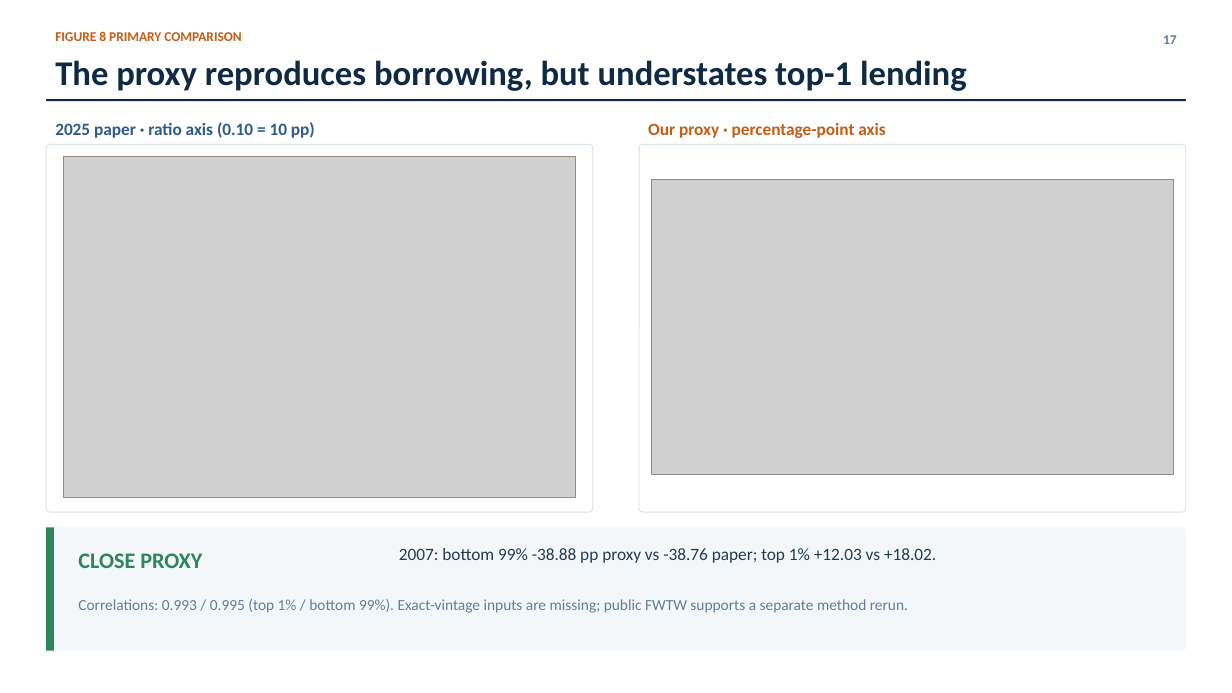
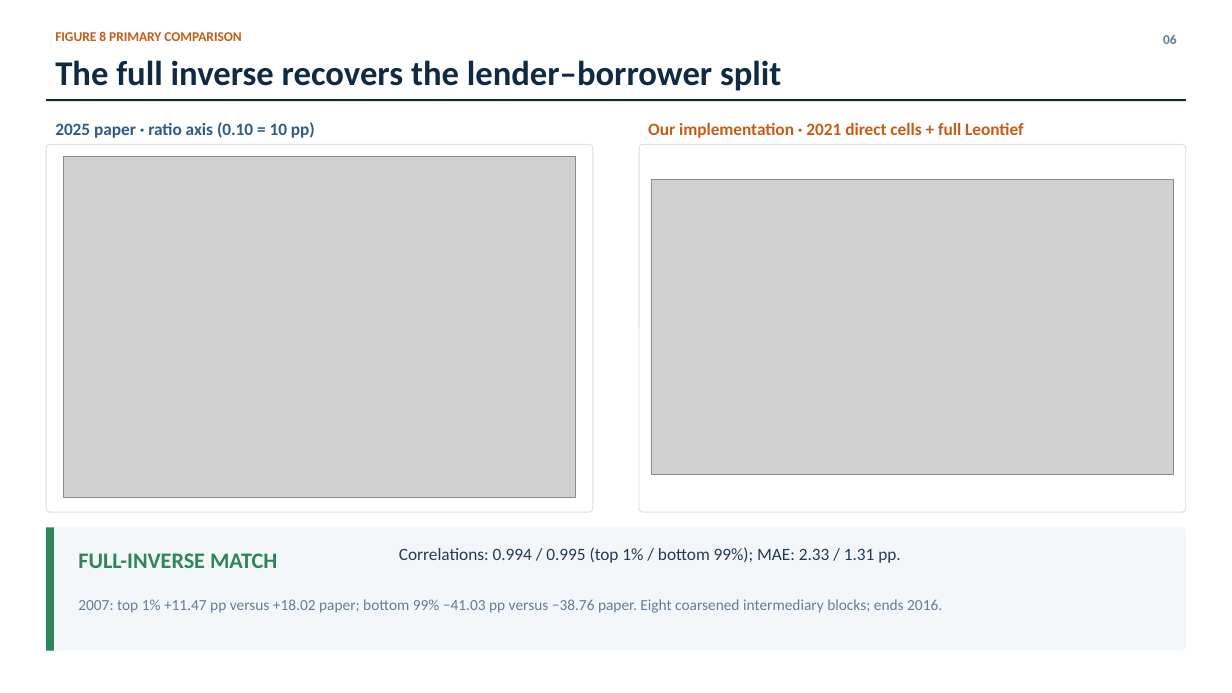
Before and after one commit to lorenz-gorini/mian-sufi-straub2025-saving-glut-replication, a slide deck: slide 6 of Presentation/4_figure_comparison/presentation.pptx (slide 17 before the commit). Drawn at 1232x693 pixels with LibreOffice and Linux fonts; fonts in the diff are those of the drawing; grey boxes stand for pictures. Boxes give left, top, right and bottom in pixels: in the first picture for what was removed or moved away, otherwise in the second. Text is boxed around its words. In the diff, an @@ line names an element or a change of style, - is before the commit and + after.

Commit message:
Refresh comparison + extension presentation decks
- add direct Figure 6 and Figure 8 comparisons
- move wealth and heatmap diagnostics to the extension deck
- update presentation sources, QA contracts, and project records

```diff
--- a/Presentation/4_figure_comparison/presentation.pptx
+++ b/Presentation/4_figure_comparison/presentation.pptx
@@ text at <box>1163,35,1177,44</box>: text changed @@
-17
+06
@@ text at <box>55,60,781,91</box>: text changed @@
-The proxy reproduces borrowing, but understates top-1 lending
+The full inverse recovers the lender–borrower split
@@ text at <box>648,123,1023,138</box>: text changed @@
-Our proxy · percentage-point axis
+Our implementation · 2021 direct cells + full Leontief
@@ text at <box>78,553,277,568</box>: text changed @@
-CLOSE PROXY
+FULL-INVERSE MATCH
@@ text at <box>399,547,900,563</box>: text changed @@
-2007: bottom 99% -38.88 pp proxy vs -38.76 paper; top 1% +12.03 vs +18.02.
+Correlations: 0.994 / 0.995 (top 1% / bottom 99%); MAE: 2.33 / 1.31 pp.
@@ text at <box>78,599,942,613</box>: text changed @@
-Correlations: 0.993 / 0.995 (top 1% / bottom 99%). Exact-vintage inputs are missing; public FWTW supports a separate method rerun.
+2007: top 1% +11.47 pp versus +18.02 paper; bottom 99% −41.03 pp versus −38.76 paper. Eight coarsened intermediary blocks; ends 2016.
```
Also in this commit, not shown: 6 other slides changed, 11 slides removed, 21 other files.
